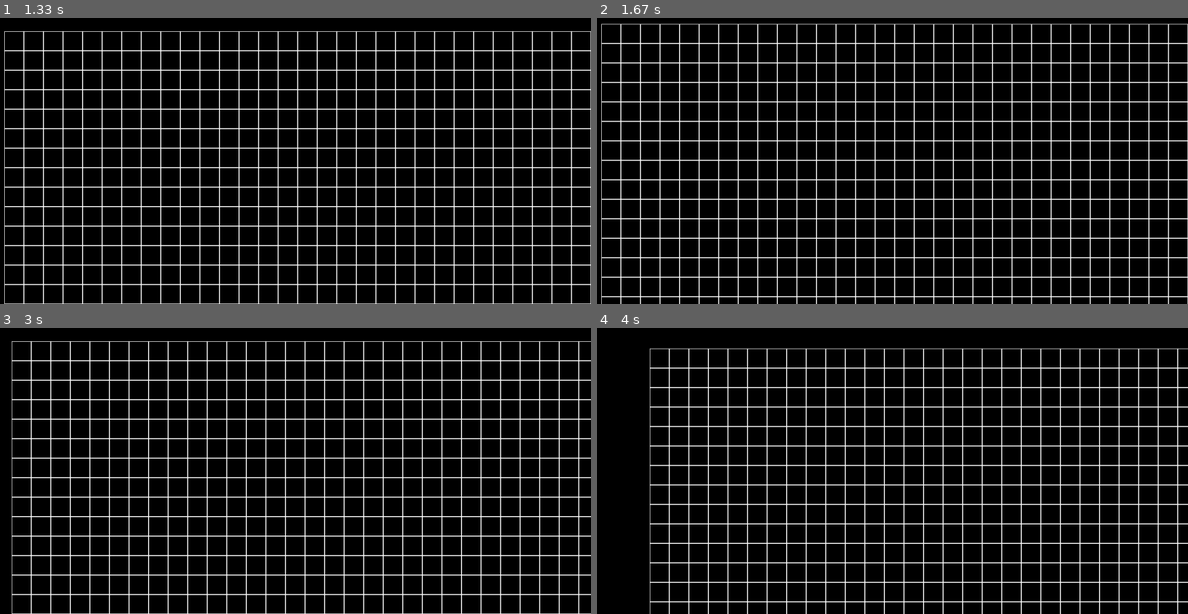
Above: before the commit, frames 1-4 (two rows, left to right).
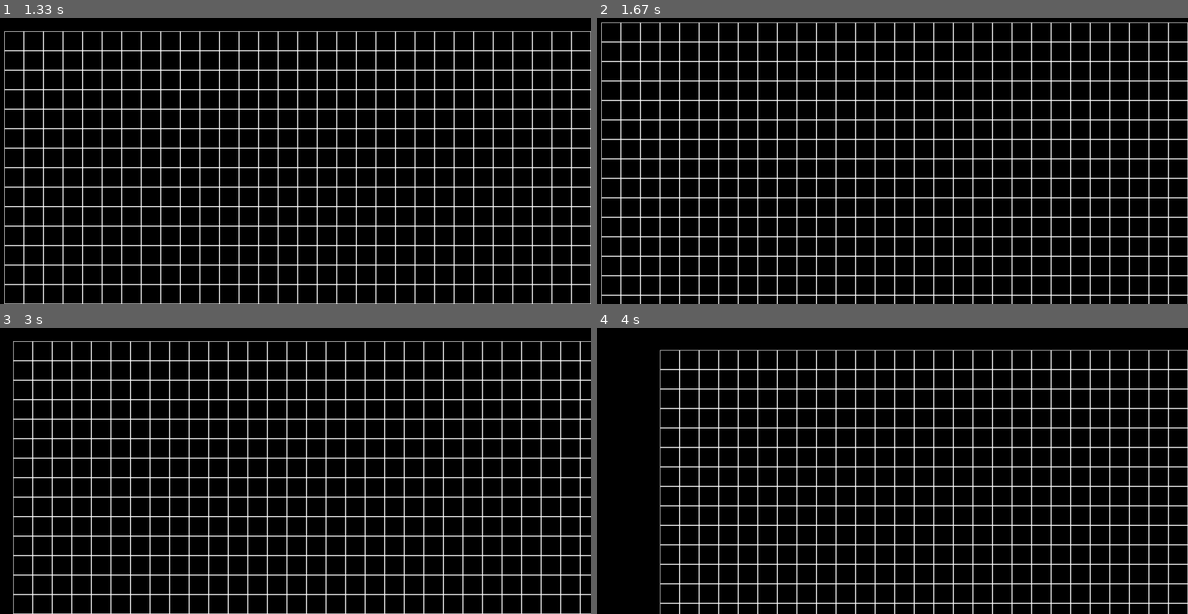
Above: after the commit, the same moments.

Repository: lusipusik/PyGameLife
Game: pygame game, started from game/main.py
Same seed, same stepped clock (60 frames per second), same inputs: the game is played once before the commit and once after it.
Inputs:
- Up to frame 1 (1.33 s): hold Up 0.33-0.8 s; hold Down 0.83-1.3 s
- Up to frame 2 (1.67 s): tap W at 1.33 s
- Up to frame 3 (3 s): tap one key every 0.33 s from 1.67 s: D A S D
- Up to frame 4 (4 s): tap A at 3 s; tap S at 3.33 s; hold D from 3.67 s (still down); hold Up from 3.67 s (still down)

Frame 1 is identical in both runs. In frame 2, 15% of the frame differs, in the area x 0-100%, y 1-98%; in frame 3, 14%; in frame 4, 23%, in the area x 8-100%, y 7-100%.

Commit message:
попытка сделать камеру

Diff:
--- a/game/Board1.py
+++ b/game/Board1.py
@@ -17,13 +17,17 @@
         self.cell_size = 0
         self.set_view(left, top, cell_size)
 
-    def render(self, screen, xmove, ymove):
+    def render(self, screen, xmove, ymove, zoom):
         for y in range(self.height):
             for x in range(self.width):
+                cell_size_with_zoom = self.cell_size + zoom
+                # Рассчитываем позицию клетки с учётом zoom и смещения камеры
+                cell_x = x * cell_size_with_zoom + self.left + xmove
+                cell_y = y * cell_size_with_zoom + self.top + ymove
+
+                # Рисуем границы клеток
                 pygame.draw.rect(screen, pygame.Color(255, 255, 255),
-                                 (x * self.cell_size + self.left + xmove, y * self.cell_size + self.top + ymove,
-                                  self.cell_size,
-                                  self.cell_size), 1)
+                                 (cell_x, cell_y, cell_size_with_zoom, cell_size_with_zoom), 1)
 
     # настройка внешнего вида
     def set_view(self, left, top, cell_size):
--- a/game/Life1.py
+++ b/game/Life1.py
@@ -10,19 +10,22 @@
     def on_click(self, cell):
         self.board[cell[1]][cell[0]] = (self.board[cell[1]][cell[0]] + 1) % 2
 
-    def render(self, screen, xmove, ymove):
+    def render(self, screen, xmove, ymove, zoom):
         for y in range(self.height):
             for x in range(self.width):
+                self.cell_size = self.cell_size + zoom
                 if self.board[y][x]:
                     # живые клетки рисуем зелеными
                     pygame.draw.rect(screen, pygame.Color("green"),
-                                     (x * self.cell_size + self.left + xmove, y * self.cell_size + self.top + ymove,
+                                     (x * self.cell_size + self.left + xmove + zoom,
+                                      y * self.cell_size + self.top + ymove + zoom,
                                       self.cell_size,
                                       self.cell_size))
-#                pygame.draw.rect(screen, pygame.Color(255, 255, 255),
- #                                (x * self.cell_size + self.left + x, y * self.cell_size + self.top + ymove,
- #                                 self.cell_size,
- #                                 self.cell_size), 1)
+                pygame.draw.rect(screen, pygame.Color(255, 255, 255),
+                                (x * self.cell_size + self.left + xmove + zoom,
+                                 y * self.cell_size + self.top + ymove + zoom,
+                                self.cell_size,
+                                self.cell_size), 1)
 
     def next_move(self):
         tmp_board = copy.deepcopy(self.board)
--- a/game/main.py
+++ b/game/main.py
@@ -22,28 +22,25 @@
     speed = 10
     xmove = 0
     ymove = 0
+    zoom = 0
     running = True
 
     while running:
         for event in pygame.event.get():
             if event.type == pygame.QUIT:
                 running = False
-#            if event.type == pygame.KEYDOWN:
- #               if event.key == pygame.K_d:
-  #                  xmove = xmove + 3
-   #             if event.key == pygame.K_a:
-    #                xmove = xmove - 3
-     #           if event.key == pygame.K_s:
-      #              ymove = ymove + 3
-       #         if event.key == pygame.K_w:
-        #            ymove = ymove - 3
+            if event.type == pygame.MOUSEBUTTONDOWN:
+                if event.button == 4:
+                    zoom += 10
+                elif event.button == 5:
+                    zoom -= 10
             if event.type == pygame.MOUSEBUTTONDOWN and event.button == 1:
                 board.get_click(event.pos)
             if event.type == pygame.KEYDOWN and event.key == pygame.K_SPACE:
                 time_on = not time_on
-            if event.type == pygame.MOUSEBUTTONDOWN and event.button == 4:
+            if event.type == pygame.KEYDOWN and event.key == pygame.K_UP:
                 speed += 1
-            if event.type == pygame.MOUSEBUTTONDOWN and event.button == 5:
+            if event.type == pygame.KEYDOWN and event.key == pygame.K_DOWN:
                 speed -= 1
 
         keys = pygame.key.get_pressed()
@@ -56,14 +53,14 @@
         if keys[pygame.K_w]:
             ymove = ymove - 3
         screen.fill((0, 0, 0))
-        board.render(screen, xmove, ymove)
-        brd.render(screen, xmove, ymove)
+        board.render(screen, xmove, ymove, zoom)
+        brd.render(screen, xmove, ymove, zoom)
         if ticks >= speed:
             if time_on:
                 board.next_move()
             ticks = 0
         pygame.display.flip()
-        clock.tick(100)
+        clock.tick(150)
         ticks += 1
     pygame.quit()
 
